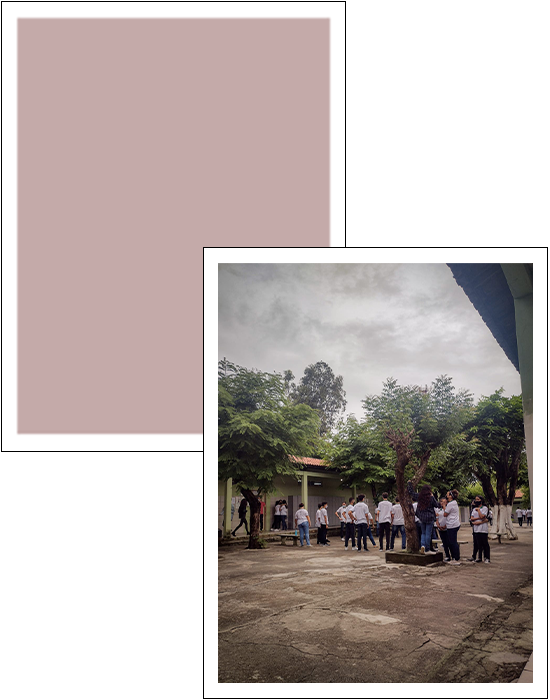
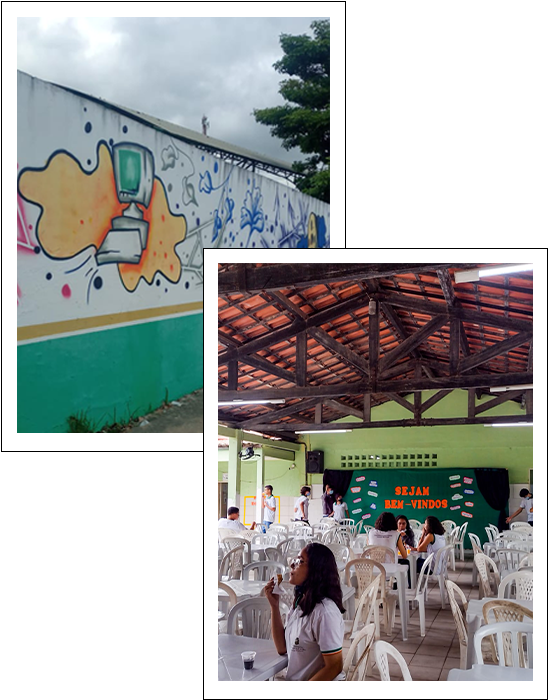
Layered file, before and after one edit (550×700). Changes by layer:
hid "440d5502-32ac-47fa-93f5-b93803af3b6a", painted on it over [218,263,533,683]
added layer "2056f209-08c0-446c-8ce3-0d0747d6c0a0" above "Retângulo 1 copiar 2" over [218,263,533,681]
painted on "Retângulo 1 copiar 2" over [203,247,548,700]
renamed "Camada 1 copiar" to "Camada 1", painted on it over [16,16,332,436]
